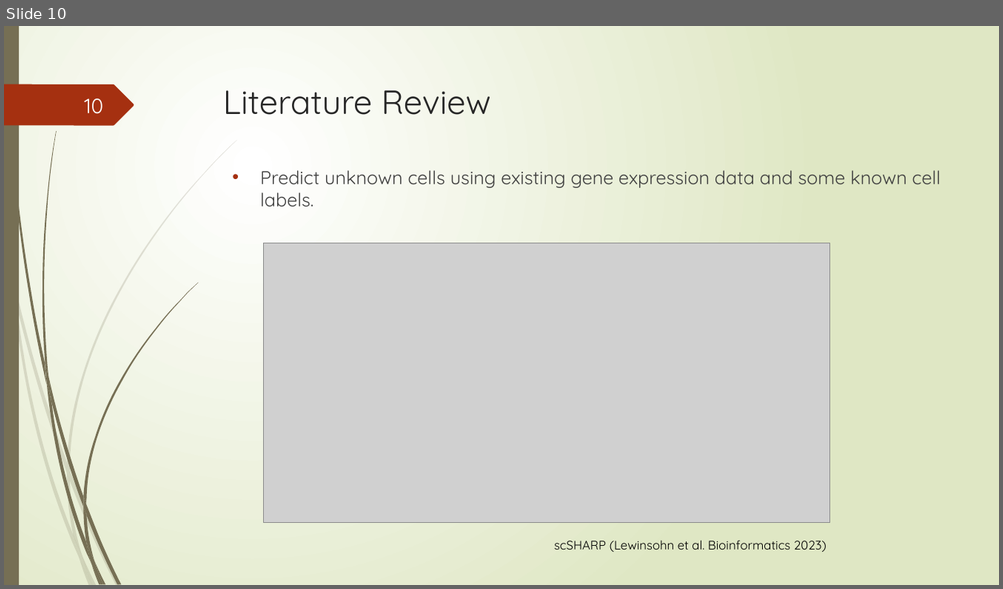
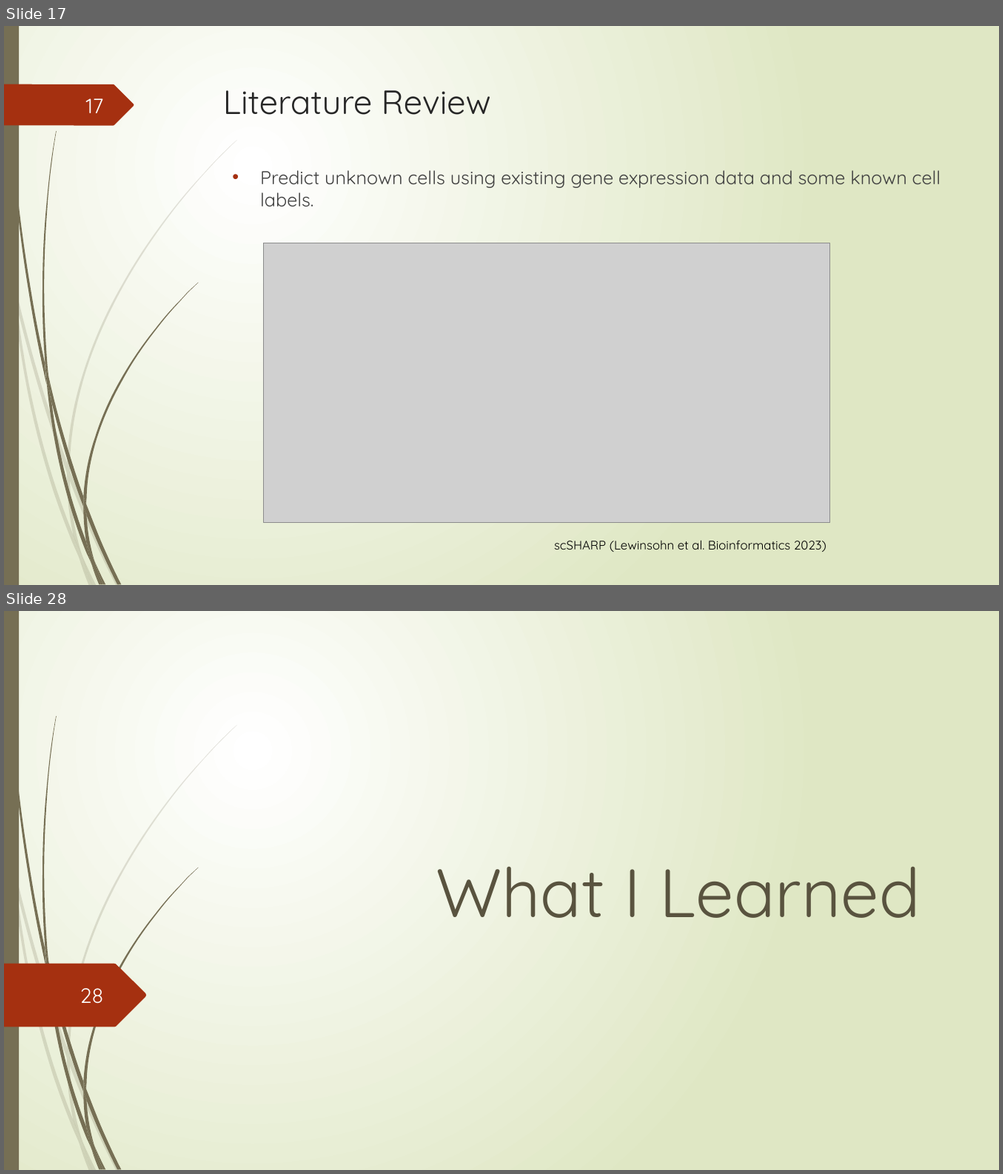
Before and after one commit to Lai-jun-yan/Academia-Sinica-internship-project, a slide deck: 暑期實習進度報告/presentation_final.pptx. Shown one above the other, each under a label of ours: slide 10 before the commit, slides 17 and 28 after it; the slides between them are not shown. The pictures are 1003x589 and 1003x1174 pixels, drawn with LibreOffice and Linux fonts; fonts in the diff are those of the drawing; grey boxes stand for pictures. Boxes give left, top, right and bottom in pixels: in the first picture for what was removed or moved away, otherwise in the second. Text is boxed around its words. In the diff, an @@ line names an element or a change of style, - is before the commit and + after.

```diff
--- a/暑期實習進度報告/presentation_final.pptx
+++ b/暑期實習進度報告/presentation_final.pptx
@@ slide 28 added at box(4, 611, 999, 1170), background gradient #FFFFFF to #DFE8C4; not listed: 23 template elements that a slide beside it also shows @@
@@ title added at box(435, 866, 919, 918), 66 pt, text #59533F @@
+What I Learned
@@ freeform shape added at box(4, 964, 147, 1028), fill #A53010 @@
@@ page number added at box(80, 988, 104, 1004), 20 pt, text #FEFFFF @@
+28
@@ what was slide 10 is now slide 17 @@
@@ page number at box(86, 99, 104, 113): text changed @@
-10
+17
```
Also in this commit, not shown: 5 slides changed, 18 other slides added, 3 slides removed.
